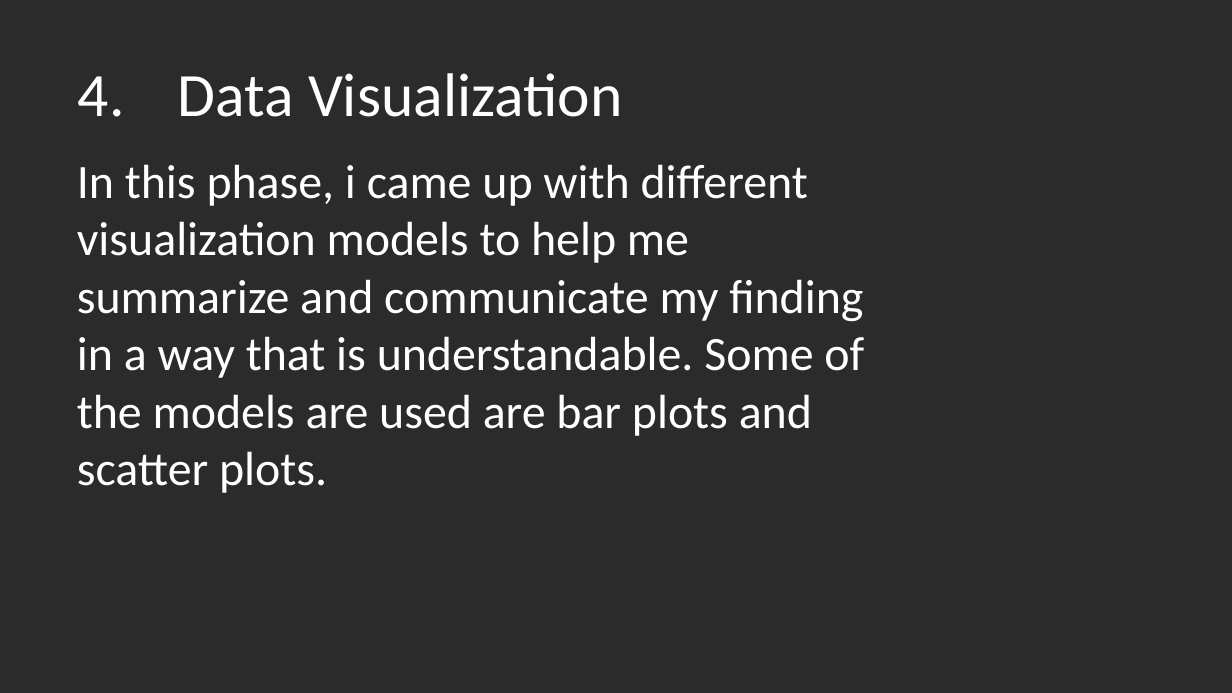
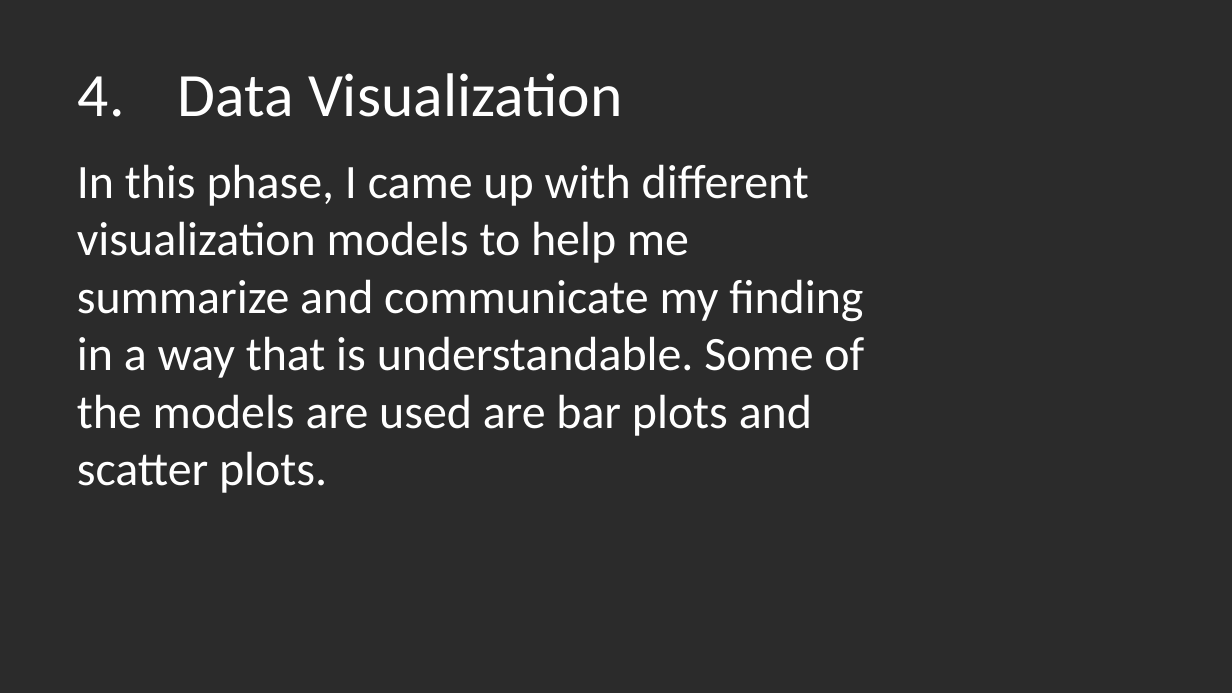
Before and after one commit to mainaroseline/EDA-_Phase1_Project, a slide deck: slide 10 of EDA Non-Technical Presentation.pptx. Drawn at 1232x693 pixels with LibreOffice and Linux fonts; fonts in the diff are those of the drawing; background and template pictures are left out; a plain dark background stands for a picture behind light text. Boxes give left, top, right and bottom in pixels: in the first picture for what was removed or moved away, otherwise in the second. Text is boxed around its words. In the diff, an @@ line names an element or a change of style, - is before the commit and + after.

```diff
--- a/EDA Non-Technical Presentation.pptx
+++ b/EDA Non-Technical Presentation.pptx
@@ text at [77, 164, 864, 493]: text changed @@
-In this phase, i came up with different visualization models to help me summarize and communicate my finding in a way that is understandable. Some of the models are used are bar plots and scatter plots.
+In this phase, I came up with different visualization models to help me summarize and communicate my finding in a way that is understandable. Some of the models are used are bar plots and scatter plots.
```
Also in this commit, not shown: 4 other slides changed, 6 slides added, 6 slides removed.
